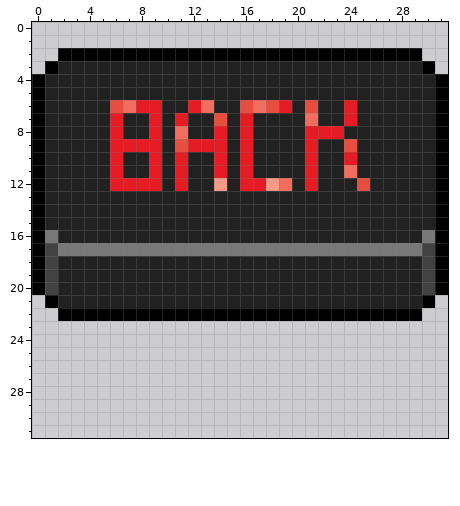
Pixel-art file -- Assets/Arts/GameUI/Canvas_Border_Btn/AllMenuUI/MainMenuBackGround/GameSet/BackButton.aseprite. That is the earlier state.
32x32 pixels, 1 frame.
Once edited:
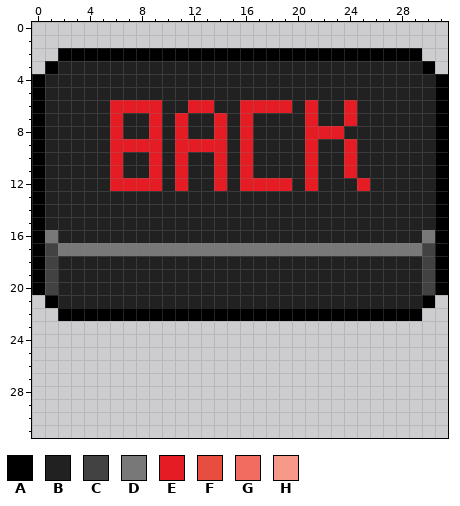
Palette (. is transparent): A #000000  B #212121  C #424242  D #787878  E #e51c23  F #e84e40  G #f36c60  H #f69988
Diff:
{"where": "layer \"Txt\""}
{"y":6,"x":6,"old":"FG","new":"EE"}
{"y":6,"x":13,"old":"G","new":"E"}
{"y":6,"x":16,"old":"FGF","new":"EEE"}
{"y":6,"x":21,"old":"F","new":"E"}
{"y":7,"x":14,"old":"F","new":"E"}
{"y":7,"x":21,"old":"G","new":"E"}
{"y":8,"x":11,"old":"G","new":"E"}
{"y":9,"x":11,"old":"F","new":"E"}
{"y":9,"x":24,"old":"F","new":"E"}
{"y":11,"x":24,"old":"G","new":"E"}
{"y":12,"x":14,"old":"H","new":"E"}
{"y":12,"x":18,"old":"HG","new":"EE"}
{"y":12,"x":25,"old":"F","new":"E"}
